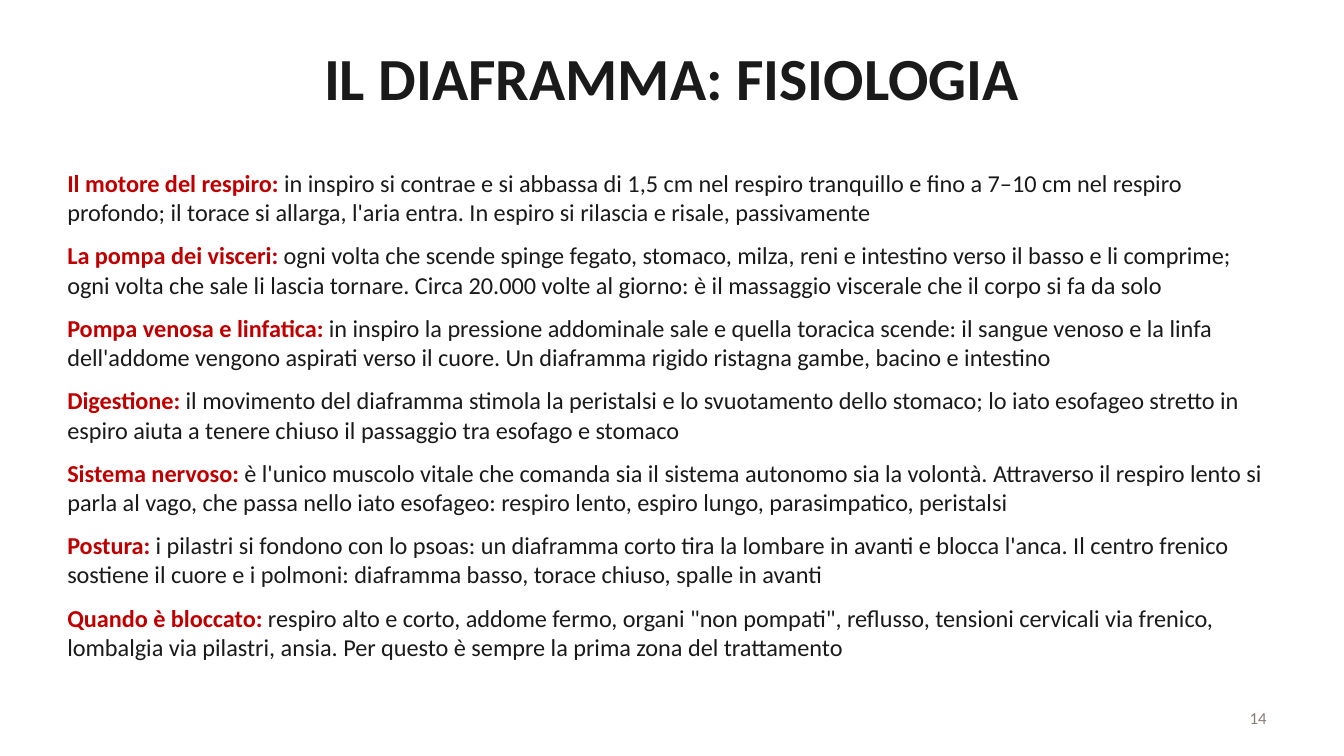
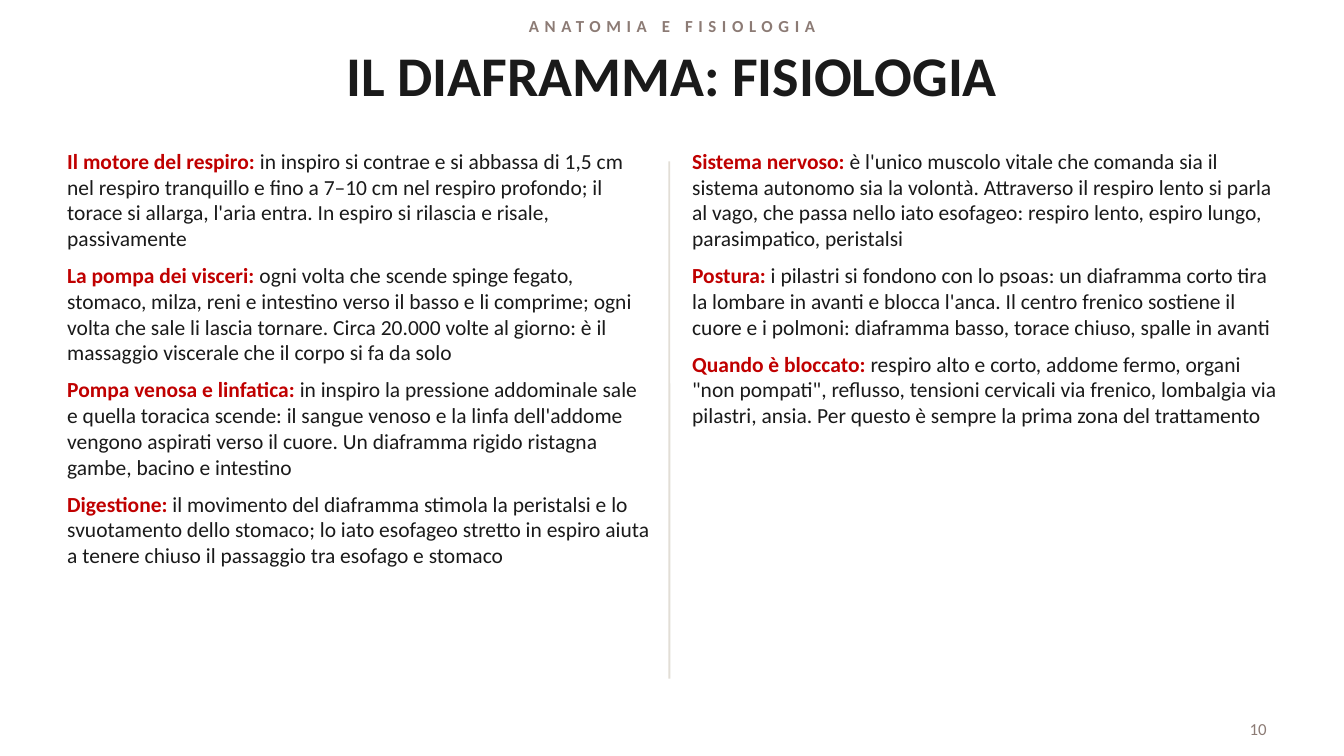
Before and after one commit to davidemcb/kinesiologia-studio, a slide deck: slide 10 of formazione/dispense/viscerale-2-livello.pptx (slide 14 before the commit). Drawn at 1344x756 pixels with LibreOffice and Linux fonts; fonts in the diff are those of the drawing. Boxes give left, top, right and bottom in pixels: in the first picture for what was removed or moved away, otherwise in the second. Text is boxed around its words. In the diff, an @@ line names an element or a change of style, - is before the commit and + after.

```diff
--- a/formazione/dispense/viscerale-2-livello.pptx
+++ b/formazione/dispense/viscerale-2-livello.pptx
@@ text added at (x1=529, y1=21, x2=670, y2=32), 9 pt, text #8C7B75, bold @@
+ANATOMIA E FISIOLOGIA
@@ title "IL DIAFRAMMA: FISIOLOGIA" at (x1=346, y1=59, x2=997, y2=97): size 32 to 30 pt @@
@@ text "Il motore del respiro: in ..." moved from (x1=67, y1=175, x2=1261, y2=660) to (x1=67, y1=154, x2=649, y2=567) @@
@@ text "Il motore del respiro: in ..." at (x1=67, y1=154, x2=649, y2=567): size 13 to 11.5 pt; less space between paragraphs @@
@@ line added from (669, 161) to (669, 679), #E2DED6 1 pt @@
@@ text added at (x1=692, y1=154, x2=1276, y2=427), 11.5 pt, text #1A1A1A @@
+• Sistema nervoso: è l'unico muscolo vitale che comanda sia il sistema autonomo sia la volontà. Attraverso il respiro lento si parla al vago, che passa nello iato esofageo: respiro lento, espiro lungo, parasimpatico, peristalsi
+• Postura: i pilastri si fondono con lo psoas: un diaframma corto tira la lombare in avanti e blocca l'anca. Il centro frenico sostiene il cuore e i polmoni: diaframma basso, torace chiuso, spalle in avanti
+• Quando è bloccato: respiro alto e corto, addome fermo, organi "non pompati", reflusso, tensioni cervicali via frenico, lombalgia via pilastri, ansia. Per questo è sempre la prima zona del trattamento
@@ text at (x1=67, y1=465, x2=1261, y2=660): paragraphs removed @@
-• Sistema nervoso: è l'unico muscolo vitale che comanda sia il sistema autonomo sia la volontà. Attraverso il respiro lento si parla al vago, che passa nello iato esofageo: respiro lento, espiro lungo, parasimpatico, peristalsi
-• Postura: i pilastri si fondono con lo psoas: un diaframma corto tira la lombare in avanti e blocca l'anca. Il centro frenico sostiene il cuore e i polmoni: diaframma basso, torace chiuso, spalle in avanti
-• Quando è bloccato: respiro alto e corto, addome fermo, organi "non pompati", reflusso, tensioni cervicali via frenico, lombalgia via pilastri, ansia. Per questo è sempre la prima zona del trattamento
@@ page number removed at (x1=1250, y1=713, x2=1267, y2=724) @@
-14
@@ page number added at (x1=1250, y1=724, x2=1267, y2=735), 9 pt, text #8C7B75 @@
+10
```
Also in this commit, not shown: 36 other slides changed, 1 slide added, 5 slides removed.
